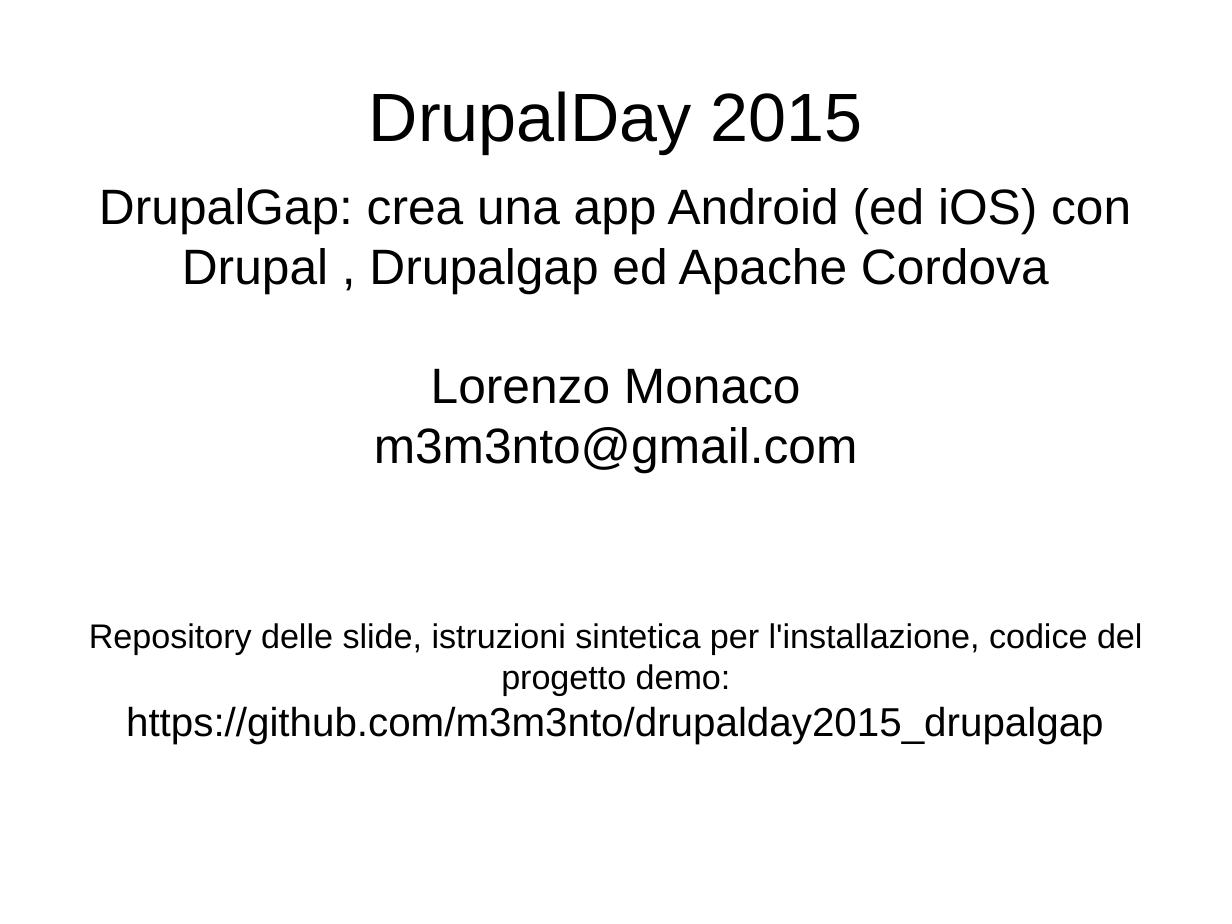
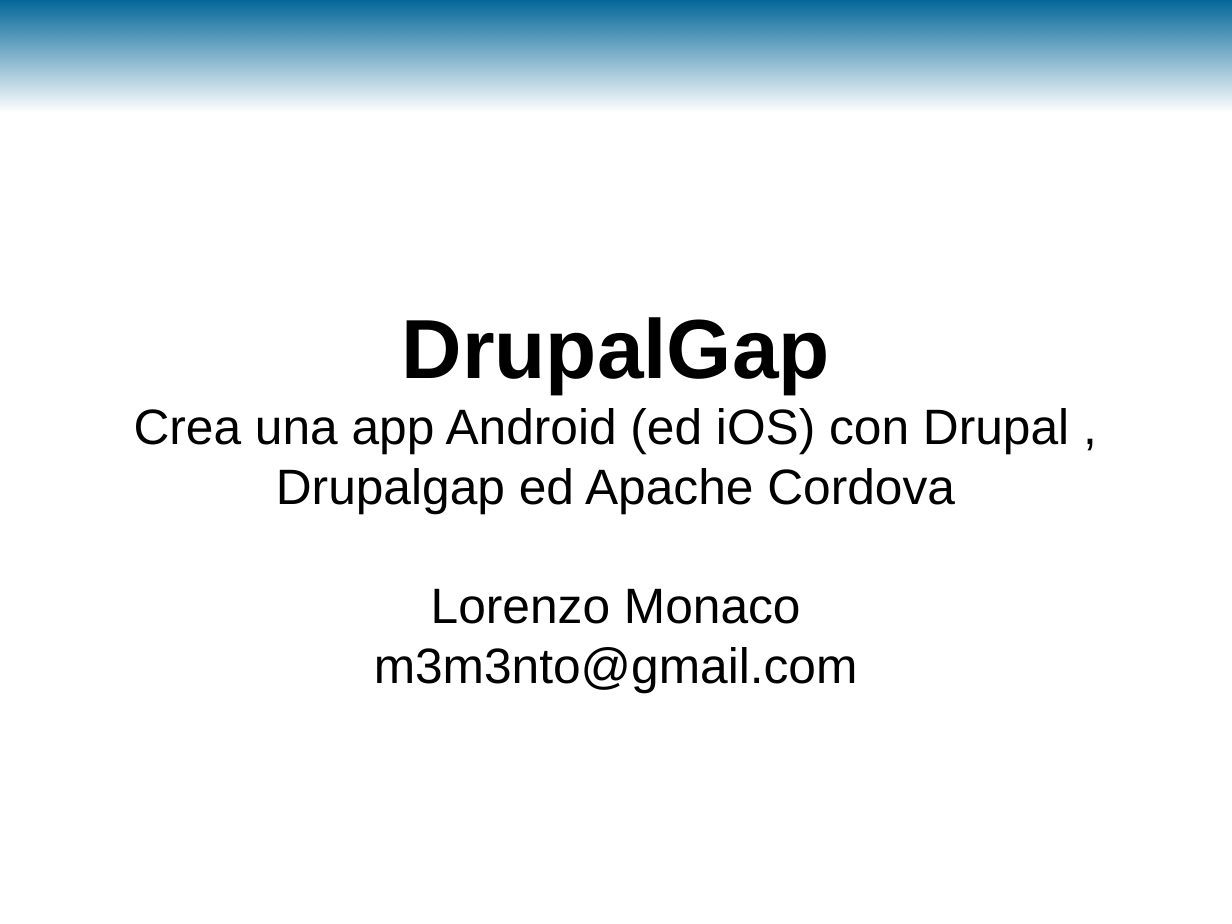
Before and after one commit to m3m3nto/drupalday2015_drupalgap, a slide deck: slide 2 of slide/DDay2015-DrupalGap.odp (slide 1 before the commit). Drawn at 1232x924 pixels with LibreOffice and Linux fonts; fonts in the diff are those of the drawing; background and template pictures are left out. Boxes give left, top, right and bottom in pixels: in the first picture for what was removed or moved away, otherwise in the second. Text is boxed around its words. In the diff, an @@ line names an element or a change of style, - is before the commit and + after.

```diff
--- a/slide/DDay2015-DrupalGap.odp
+++ b/slide/DDay2015-DrupalGap.odp
@@ rectangle added at box(0, 0, 1232, 112), fill gradient #006699 @@
@@ title removed at box(369, 91, 862, 153) @@
-DrupalDay 2015
@@ subtitle "DrupalGap Crea una app Android ...": place and size @@
-subtitle "DrupalGap Crea una app Android ..." at box(89, 188, 1142, 744)
+subtitle "DrupalGap Crea una app Android ..." at box(134, 317, 1069, 693)
@@ subtitle at box(134, 317, 1069, 514): text changed @@
-DrupalGap: crea una app Android (ed iOS) con Drupal , Drupalgap ed Apache Cordova
+DrupalGap
+Crea una app Android (ed iOS) con Drupal , Drupalgap ed Apache Cordova
@@ subtitle at box(89, 623, 1142, 744): paragraphs removed @@
-Repository delle slide, istruzioni sintetica per l'installazione, codice del progetto demo:
-https://github.com/m3m3nto/drupalday2015_drupalgap
```
Also in this commit, not shown: 11 other slides changed, 4 slides added, 1 slide removed, 4 other files.
